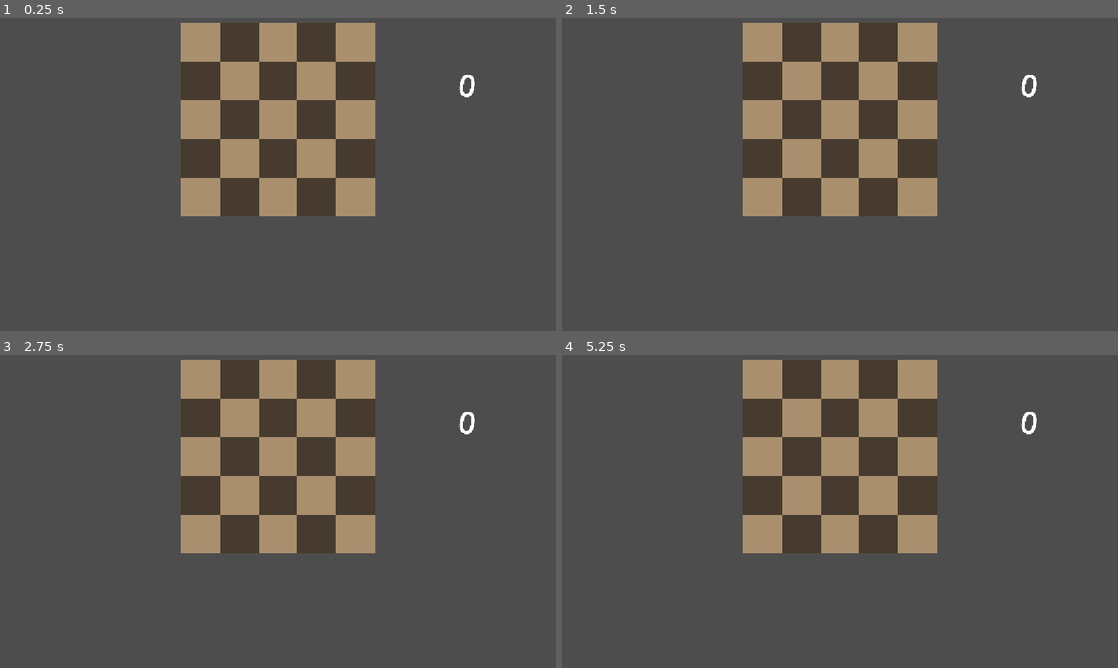
Above: before the commit, frames 1-4 (two rows, left to right).
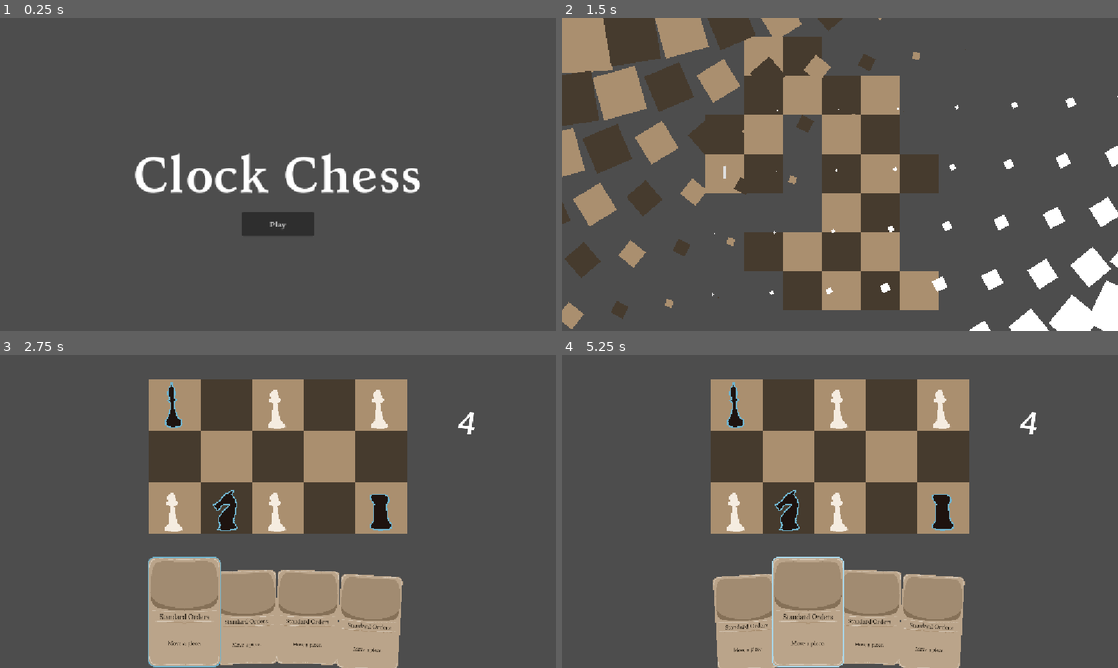
Above: after the commit, the same moments.

Repository: yourname3/gmtk-2026
Game: Godot game, scene res://main_menu/main_menu.tscn
Same seed, same stepped clock (60 frames per second), same inputs: the game is played once before the commit and once after it. Before the commit the project starts from res://level_base.tscn.
Inputs (mouse positions are in pixels of both pictures, inside the frame that each line leads up to):
- Up to frame 1 (0.25 s): no input
- Up to frame 2 (1.5 s): click (840, 224) at 0.5 s, where only the run after the commit has a clickable "Play"; click (723, 174) at 1.25 s, where only the run after the commit has a clickable "1"
- Up to frame 3 (2.75 s): click (83, 549) at 2 s, where only the run after the commit has a clickable "Undo"
- Up to frame 4 (5.25 s): tap Enter at 2.75, 4.25 s; move the mouse to (962, 495) at 2.77 s; click (962, 495) at 2.85 s; tap Space at 3.5, 5 s; move the mouse to (728, 527) at 3.52 s; click (728, 527) at 3.6 s; move the mouse to (895, 442) at 4.27 s; click (895, 442) at 4.35 s; move the mouse to (812, 574) at 5.02 s; click (812, 574) at 5.1 s

The runs differ from the first frame. In frame 1, 23% of the frame differs, in the area x 24-86%, y 1-70%; in frame 2, 38%, in the area x 0-100%, y 0-100%; in frame 3, 35%; in frame 4, 34%.

Commit message:
set main to main menu

Diff:
--- a/project.godot
+++ b/project.godot
@@ -11,7 +11,7 @@
 [application]
 
 config/name="gmtk2026"
-run/main_scene="uid://1bape5xetsht"
+run/main_scene="uid://dxvfnkso5o1tc"
 config/features=PackedStringArray("4.6", "GL Compatibility")
 config/icon="res://icon.svg"
 
